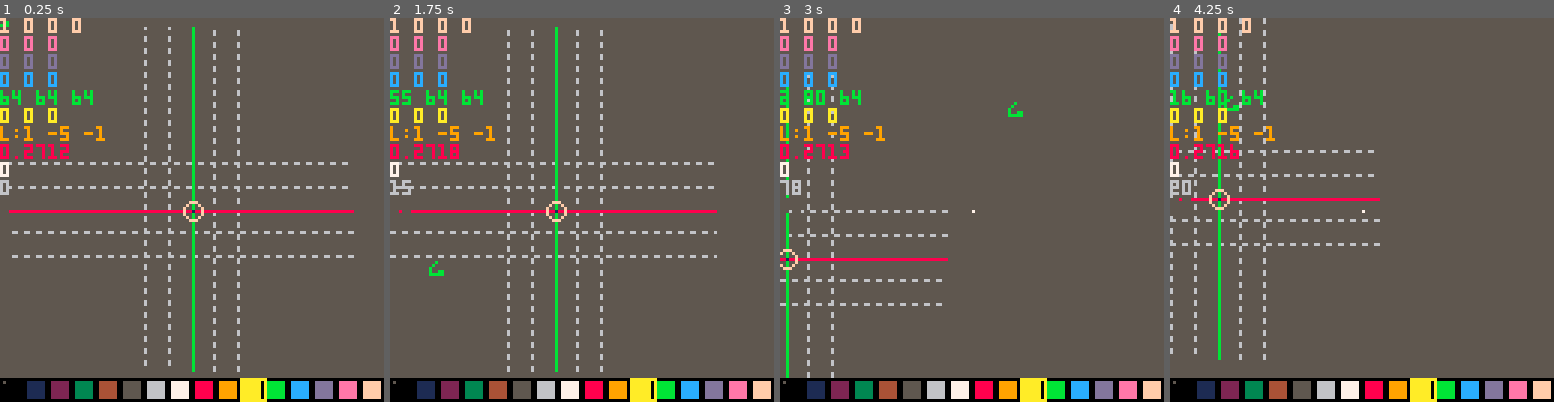
Above: before the commit, frames 1-4 (left to right).
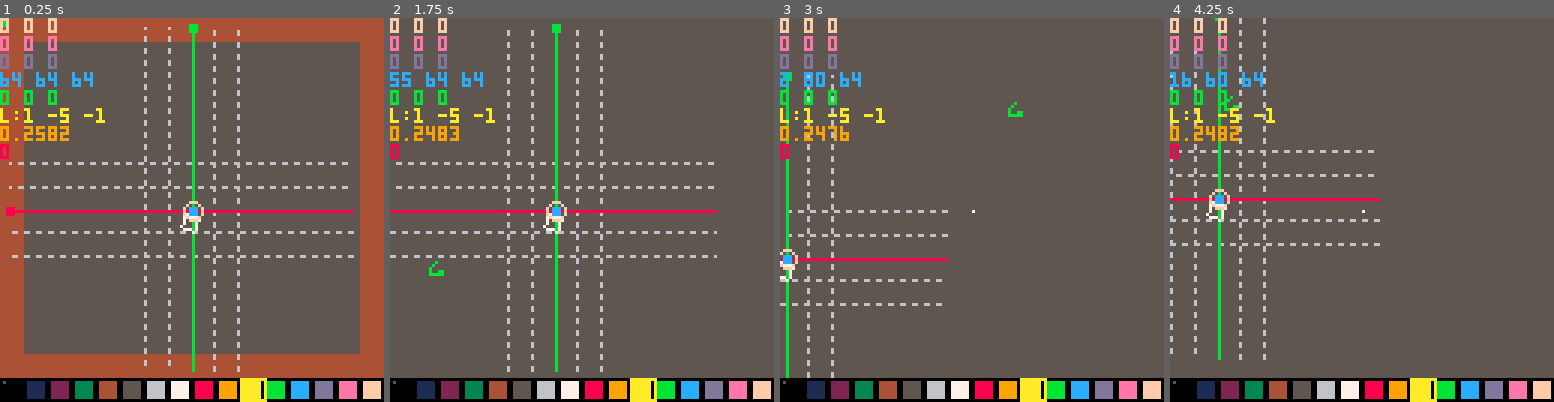
Above: after the commit, the same moments.

Repository: bitchunk/pico8misk
Game: PICO-8 cartridge pelo16.p8
Two runs of this game, one before a commit and one after it. Both use one fixed random seed, a clock stepped at 60 frames per second and the inputs below.
Inputs (mouse positions are in pixels of both pictures, inside the frame that each line leads up to):
- Up to frame 1 (0.25 s): no input
- Up to frame 2 (1.75 s): tap X (X key) at 0.33, 1.07 s; click (670, 121) at 0.67 s; tap O (Z key) at 0.7, 1.7 s; click (436, 267) at 1.22 s; hold Right from 1.6 s (still down)
- Up to frame 3 (3 s): click (887, 114) at 1.77 s; tap X (X key) at 1.85, 2.97 s; release Right at 2.1 s; tap O (Z key) at 2.1, 2.5, 2.9 s; hold Up 2.15-2.42 s; click (952, 259) at 2.32 s; hold Right from 2.47 s (still down); click (1014, 106) at 2.87 s
- Up to frame 4 (4.25 s): release Right at 3.03 s; hold Left 3.08-3.58 s; tap O (Z key) at 3.3, 3.7, 4.1 s; click (1465, 256) at 3.42 s; hold Down 3.63-3.97 s; click (1231, 102) at 3.97 s; hold Right from 4.02 s (still down); tap X (X key) at 4.08 s

The runs differ from the first frame. In frame 1, 23% of the frame differs, in the area x 0-100%, y 0-94%; in frame 2, 2.1%; in frame 3, 1.9%; in frame 4, 2.1%.

Commit message:
ポイント選択を１，２キーに変更 ０選択バグを修正 quaternion to rad の返り値を配列のままに変更 quaternion Roleの引数のquaternionをXYZ成分を配列指定に変更 複数の回転をXYZのループで処理 LIGHT位置の変更をマウス中ボタンに変更 VIEW回転Zのドラッグ開始範囲を狭く変更、表示もする。

Diff:
--- a/pelo16.p8
+++ b/pelo16.p8
@@ -462,7 +462,7 @@
 k st load_k 0
 m us nil 0
 ]],{t='exit form load: x',p='32 1 3 7'})
-end)menuitem(3,'scale test',function(v,i)
+end)menuitem(3,'play',function(v,i)
 scenesbat([[
 d st spr_d 0
 k st load_k 0
@@ -488,7 +488,8 @@
 vdist=4
 prsp=4
 xyz=htbl[[x y z]]
-rada=htbl[[{0 1 0}{1 0 0}{0 0 1}]]
+--rada=htbl[[{0 1 0}{1 0 0}{0 0 1}]]
+rada=htbl[[{1 0 0}{0 1 0}{0 0 1}]]
 eface=true
 
 sizc=htbl[[15=3; 6=1; 1=0; 0=-1; 10=1;]]
@@ -499,9 +500,9 @@
 --cam=mkrect[[64 64 128 128]]
 rview=mkrect[[0 0 128 128]]
 opos=mkrect[[0 0 0 0]]
-oposb=mkrect[[0 0 0 0]]
+--oposb=mkrect[[0 0 0 0]]
 orot=mkrect[[0 0 0 0]]
-orotb=mkrect[[0 0 0 0]]
+--orotb=mkrect[[0 0 0 0]]
 oang=mkrect[[0 0 0 0]]
 oscl=mkrect[[64 64 1 1]]
 lpos=mkrect[[1 -5 0 0]]
@@ -522,15 +523,18 @@
 bgcol=5
 --cam.z=64
 opos.z=0
-oposb.z=0
+oposb=cat({},opos)
+--oposb.z=0
 orot.z=0
-orotb.z=0
+orotb=cat({},orot)
+--orotb.z=0
 oang.z=0
 rview.z=0
 --cat(view,htbl[[r{x=0;y=0;z=0;}]])
 ldps=3
 --vtxsel={1}
 vtxsl=1
+vtxslb=1
 vtxsll=0
 vtxslf=1
 dblwait=0
@@ -543,6 +547,7 @@
 
 rothlf=32
 rotful=64
+scsize=128
 
 local obj={}
 obj.rt=orot
@@ -594,14 +599,25 @@
 --1:
 caller={
 def_d=function(o)
+if not inrng(mo.x,8,120) or not inrng(mo.y,8,104) or xtzr or ytzr then
+cls((bgcol+15)%16)
+clip(8,8,112,104)
+rectfill(0,0,127,127,bgcol)
+clip()
+else
 cls(bgcol)
+end
 local p=0
 
 rectfill(64,64,64,64,7)
 
 local msk=0xffff
-local qx,qy,qz=vradq(orot,1/128)
-local rx,ry,rz=vradq(orotb,1/128)
+--local qx,qy,qz=vradq({orot.x,orot.y,orot.z},1/128)
+--local rx,ry,rz=vradq({rview.x,rview.y,rview.z},1/128)
+--local qx,qy,qz=vradq({orot.x,orot.y,orot.z,rview.x,rview.y,rview.z},1/128)
+local qv=vradq({rview.x,rview.y,rview.z,orot.x,orot.y,orot.z},1/128)
+--local qx,qy,qz=vradq(orot,1/128)
+--local rx,ry,rz=vradq(orotb,1/128)
 local zr=8*64+prsp
 local wz=view.z+prsp
 --local zr=64/wz
@@ -619,7 +635,8 @@
 --local y=genab.z and opos.y*8*zr or i*8*zr
 local y=genab.z and opos.y or i
 local z=genab.z and i-opos.y+opos.z or opos.z
-line3(7+x,y,z,-8+x,y,z,qx,qy,qz,c)
+line3(7+x,y,z,-8+x,y,z,qv,c)
+rectfill()
 --local q,x1,y1,z1=rots(7+x,y,z,qx,qy,qz)
 --local q,x2,y2,z2=rots(-8+x,y,z,qx,qy,qz)
 --local z1=zr/(wz-z1)
@@ -635,7 +652,7 @@
 local x=genab.z and opos.x or i
 local y=0
 local z=genab.z and i-opos.x+opos.z or opos.z
-line3(x,7+y,z,x,-8+y,z,qx,qy,qz,c)
+line3(x,7+y,z,x,-8+y,z,qv,c)
 
 --local q,x1,y1,z1=rots(x,7+y,z,qx,qy,qz)
 --local q,x2,y2,z2=rots(x,-8+y,z,qx,qy,qz)
@@ -659,8 +676,7 @@
 --local z1=zr/(wz-z1)
 --local z2=zr/(wz-z2)
 --line(x1*z1+view.x,y1*z1+view.y,x2*z2+view.x,y2*z2+view.y,c)
-line3(x,y,7+z,x,y,-8+z,qx,qy,qz,c)
-
+line3(x,y,7+z,x,y,-8+z,qv,c)
 end
 end
 
@@ -668,55 +684,63 @@
 --local q,x1,y1,z1=rots(56*zr,opos.y*8*zr,opos.z*8*zr,qx,qy,qz)
 --local q,x2,y2,z2=rots(-64*zr,opos.y*8*zr,opos.z*8*zr,qx,qy,qz)
 --line(x1+view.x,y1+view.y,x2+view.x,y2+view.y,0x28)
-line3(7,opos.y,opos.z,-8,opos.y,opos.z,qx,qy,qz,0x28)
+local l1={line3(7,opos.y,opos.z,-8,opos.y,opos.z,qv,0x28)}
+--rectfill(x2-1,y2-1,x2+1,y2+1,0x28)
 
 --local q,x1,y1,z=rots(opos.x*8*zr,56*zr,opos.z*8*zr,qx,qy,qz)
 --local q,x2,y2,z=rots(opos.x*8*zr,-64*zr,opos.z*8*zr,qx,qy,qz)
 fillp(not genab.y and msk)
 --line(x1+view.x,y1+view.y,x2+view.x,y2+view.y,0x3b)
-line3(opos.x,7,opos.z,opos.x,-8,opos.z,qx,qy,qz,0x3b)
+local l2={line3(opos.x,7,opos.z,opos.x,-8,opos.z,qv,0x3b)}
+--rectfill(x2-1,y2-1,x2+1,y2+1,0x3b)
 
 fillp(not genab.z and msk)
 --local q,x1,y1,z=rots(opos.x*8*zr,opos.y*8*zr,56*zr,qx,qy,qz)
 --local q,x2,y2,z=rots(opos.x*8*zr,opos.y*8*zr,-64*zr,qx,qy,qz)
 --line(x1+view.x,y1+view.y,x2+view.x,y2+view.y,0x1c)
-line3(opos.x,opos.y,7,opos.x,opos.y,-8,qx,qy,qz,0x1c)
+local l3={line3(opos.x,opos.y,7,opos.x,opos.y,-8,qv,0x1c)}
+--rectfill(x2-1,y2-1,x2+1,y2+1,0x1c)
 fillp()
 
 
 fillp()
 --local q,x1,y1,z1=rots(lpos.x*zr,lpos.y*zr,lpos.z*zr,qx,qy,qz)
-local q,x1,y1,z1=vrolq({lpos.x*zr,lpos.y*zr,lpos.z*zr},qx,qy,qz)
+local q,x1,y1,z1=vrolq({0,-lpos.x/8,-lpos.y/8,-lpos.z/8},qv)
 --zr=8*64/view.z
-zr=8*64+prsp
-
+--zr=8*64+prsp
+--local z1=zr/(view.z-z1+prsp)
+--local z2=zr/(view.z-z2+prsp)
 --**line draw mode*
 
 local pre
-tmap(cat({{lpos.x/8,lpos.y/8,lpos.z/8,7}},objdraw(obj)),function(v,i)
+local vt=cat({{x1,y1,z1,7},l1,l2,l3},objdraw(obj))
+--local vt=cat({{lpos.x,lpos.y,lpos.z,7},l1,l2,l3},objdraw(obj))
+--quicksort(vt,1,#vt)
+tmap(vt,function(v,i)
 --local pfnc=inrng(v.i,vtxsl,vtxslf) and circfill or circ
 
 --v[1]=v[1]*8*zr+view.x
 --v[2]=v[2]*8*zr+view.y
 --if inrng(v.i,vtxsl,vtxslf)  then
 
+local z1=zr/(view.z-v[3]+prsp)
 if v.i then
-
 --**vertex draw**
-local z1=zr/(view.z-v[3]+prsp)
-local z2=zr/(view.z-pre[3]+prsp)
 fillp()
 if inrng(v.i,vtxsl,vtxsl+vtxsll) then
 circfill(v[1]*z1+view.x,v[2]*z1+view.y,2,v.i==vtxsl and v[4] or 11)
 end
-if v.i==#vtxs then
+if v.i==#vtxs and #vtxs>1 then
+local z2=zr/(view.z-pre[3]+prsp)
 line(v[1]*z1+view.x,v[2]*z1+view.y,pre[1]*z2+view.x,pre[2]*z2+view.y,
 (v.i<3 or v.i%2==0) and 11 or 12)
 end
 circ(v[1]*z1+view.x,v[2]*z1+view.y,2,v.t and 12 or v[4])
 
+elseif v[4]==7 then
+spr(4,v[1]*z1+view.x-3,v[2]*z1+view.y-3)
 else
-spr(4,v[1]*z1+view.x-3,v[2]*z1+view.y-3)
+rectfill(v[1]-1,v[2]-1,v[1]+1,v[2]+1,v[4])
 --fillp(0x5a5a.8)
 --circfill(v[1]*zr+view.x,v[2]*zr+view.y,2,v[4])
 --fillp()
@@ -727,13 +751,13 @@
 
 v=cubr
 pfnc=circ
---local q,vx,vy,vz=spread(rolq(rolq(rolq({0,opos.x,opos.y,opos.z},qx),qy),qz))
---local q,vx,vy,vz=spread(vrolq(opos.x,opos.y,opos.z,qx,qy,qz))
-local q,vx,vy,vz=vrolq({opos.x,opos.y,opos.z},qx,qy,qz)
---drawo(v,opos.x-1,opos.y-1,opos.z-1)
+--local q,x1,y1,z1=vrolq({lpos.x/8,lpos.y/8,lpos.z/8},qx,qy,qz)
+--local z1=zr/(view.z-z1+prsp)
+--spr(4,x1*z1+view.x-3,y1*z1+view.y-3)
+
+local q,vx,vy,vz=vrolq({0,opos.x,opos.y,opos.z},qv)
 local z1=zr/(view.z-vz+prsp)
 circ(vx*z1+view.x,vy*z1+view.y,3,15)
---drawp(vx*z1+view.x,vy*z1+view.y,vz*z1+view.z,15,3)
 
 rectfill(0,120,127,127,0)
 for x=0,15 do
@@ -747,8 +771,12 @@
 pal(7,vcol)
 rect(vcol*8,120,vcol*8+8,127,pspal[vcol])
 pal()
-eachpal('567bc$',(#vtxs<3 or vtxsl%2==1) and 'b0bb0' or '0cc0c')
+eachpal('56dbc$',(#vtxs<3 or vtxsl%2==1) and 'b0bb0' or '0cc0c')
 spr(spid,mo.x-3,mo.y-3)
+local v=vtxs[vtxsl] or vtxs[vtxsl-1]
+if v then
+outline(v.i,join({mo.x,mo.y+5,5,7},' '))
+end
 pal()
 
 end
@@ -760,14 +788,28 @@
 chold=false
 end
 
-
+if keytrg.… then
+vtxsl,vtxslb=vtxslb,vtxsl
+end
 if mo.r and mo.lt and #vtxs>0 then
+if keystate[' '] then
+--select vtx on opos
+--local m={}
+for i,v in pairs(vtxs) do
+if vtxsl~=v.i and opos.x==v[1] and opos.y==v[2] and opos.z==v[3] then
+vtxsl,vtxslb=v.i,vtxsl
+break
+--add(m,v.i)
+end
+end
+else
 local v=vtxs[min(vtxsl,#vtxs)]
 opos.z=v[3]
 opos.ud(v[1],v[2])
-vtxsl=#vtxs+1
+vtxsb=vtxsl
+vtxsl,vtxslb=#vtxs+1,vtxsl
 vtxsll=0
-
+end
 end
 
 if mo.r and mo.lt then
@@ -803,31 +845,35 @@
 if opos.x+opos.y+opos.z~=oposb.x+oposb.y+oposb.z then
 dblwait=12
 end
---**[cancel] drag cursor**
-cat(oposb,opos)
+
 end
 end
 
 if keytrg.█ then
 if vtxsl==#vtxs then
-vtxsl=#vtxs+1
+vtxsl,vtxslb=#vtxs+1,vtxsl
 vtxsll=0
 else
-vtxsl=#vtxs
+vtxsl,vtxslb=#vtxs,vtxsl
 vtxsll=-#vtxs+1
-end
-end
-if mo.r and keytrg[','] or keytrg['<'] then
-		vtxsll=min(vtxsll-1,vtxsl-1)
+local v=vtxs[vtxsl]
+if v then
+opos.ud(v[1],v[2]).z=v[3]
+end
+end
+end
+if mo.r and keytrg['1'] or keytrg['!'] then
+		vtxsll=mid(vtxsll-1,vtxsl-1,-#vtxs)
  	vtxsl=mid(vtxsl,1,#vtxs)
-elseif keytrg[','] then
+elseif keytrg['1'] then
 		vtxsl=max(vtxsl-1,1)
 		vtxsll=0
 end
-if mo.r and keytrg['.'] or keytrg['>'] then
-	vtxsll=min(vtxsll+1,#vtxs-vtxsl)
+if mo.r and keytrg['2'] or keytrg['"'] then
+	vtxsll=mid(vtxsll+1,#vtxs-vtxsl,0)
 	vtxsl=mid(vtxsl,1,#vtxs)
-elseif keytrg['.'] then
+--	vdmp({vtxsll,vtxsl})
+elseif keytrg['2'] then
 		vtxsl=min(vtxsl+1,#vtxs+1)
 	 vtxsll=0
 end
@@ -838,11 +884,17 @@
 	add(vtxsb,cat({},v))
 	end)
 	local v={flr(opos.x),flr(opos.y),flr(opos.z),vcol}
-	if vtxsll~=0 or vtxsl<=#vtxs then
+	if keystate[' '] then
+	vtxs=tmap(cat(cat(slice(vtxs,1,vtxsl),{v}),slice(vtxs,vtxsl+1)),function(v,i)
+	v.i=i
+	end)
+	vtxsl+=1
+
+
+	elseif vtxsll~=0 or vtxsl<=#vtxs then
 	 local st=max(1,min(vtxsl+vtxsll,vtxsl))
 	 local en=min(#vtxs,max(vtxsl+vtxsll,vtxsl))
 		local ismv=v[1]~=vtxs[en][1] or v[2]~=vtxs[en][2] or v[3]~=vtxs[en][3]
---		vdmp({v,vtxs[en],ismv})
 		for i=st,en do
 		ecxy('1 0 3 1',function(a)
 		vtxs[i][a]+=v[a]-vtxs[en][a]
@@ -855,7 +907,7 @@
 	add(vtxs,v)
 
 	v.i=#vtxs
-	vtxsl=#vtxs+1
+	vtxsl,vtxslb=#vtxs+1,vtxsl
 	vtxslf=vtxsl
 	end
 end
@@ -864,10 +916,19 @@
 tmap(vtxs,function(v)
 add(vtxsb,cat({},v))
 end)
-del(vtxs,vtxs[vtxsl<#vtxs+1 and vtxsl or #vtxs])
-vtxs=cat({},vtxs)
-vtxsl=#vtxs+1
-vtxsll=0
+
+	if keystate[' '] then
+	vtxs[vtxsl]=nil
+	vtxsl=max(1,vtxsl-1)
+	else
+	del(vtxs,vtxs[vtxsl<#vtxs+1 and vtxsl or #vtxs])
+	vtxs=cat({},vtxs)
+	vtxsl,vtxslb=#vtxs+1,vtxsl
+	vtxsll=0
+	end
+	tmap(vtxs,function(v,i)
+	v.i=i
+	end)
 end
 end
 ,def_k=function(o)
@@ -886,17 +947,17 @@
 end
 cat(genab,gedef)
 local x,y
-=cos(orot.x%rothlf/rothlf)>0
-,cos(orot.y%rothlf/rothlf)>0
+=cos(orot.y%rothlf/rothlf)>0
+,cos(orot.x%rothlf/rothlf)>0
 --=inrng(sgn(orot.x)*orot.x%64,-16,16)
 --,inrng(sgn(orot.y)*orot.y%64,-16,16)
 genab.x=x and 1 or not y and -1
 genab.y=y or not x and y
 genab.z=not(genab.y and genab.x)
-if keystate['x'] or keystate['c'] or keystate['z'] then
-genab.x=keystate['x']
-genab.y=keystate['c']
-genab.z=keystate['z']
+if keystate.x or keystate.c or keystate.z then
+genab.x=keystate.x
+genab.y=keystate.c
+genab.z=keystate.z
 end
 spid=0
 
@@ -905,6 +966,9 @@
 chold=true
 elseif mo.lut then
 chold=false
+--**[cancel] drag cursor**
+cat(oposb,opos)
+
 end
 
 
@@ -918,87 +982,76 @@
 
 if keystate[' '] and mo.l then
 --**drag view**
-sss+=1.01
+--sss+=1.01
 spid=1
-local x,y=dragrot(view,{x=0,y=0,z=0})
+--local x,y=dragrot(view,{x=0,y=0,z=0})
+local x,y=dragdist(view,{x=0,y=0,z=0})
 view.ud(x,y)
 else
 --opos cursor control
 end
 dblwait=max(0,dblwait-1)
 
+--local xr,yr=not inrng(mo.x,8,120),not inrng(mo.y,8,104)
+--xtzr=(xtzr and not yr) or xr
+--ytzr=(ytzr and not yr) or yr
 
 if mo.rt then
+xtzr,ytzr=not inrng(mo.x,8,120),not inrng(mo.y,8,104)
 chold=true
-ytzr=not inrng(mo.y,24,104)
-xtzr=not inrng(mo.x,24,104)
 cat(viewb,view)
-
-elseif mo.rut then
-ytzr=false
-xtzr=false
-cat(orotb,orot)
-end
-
-if mo.r and chold then
 if mo.y>120 then
 bgcol=flr(min(mo.x/8,15))
 chold=false
 return
 end
+
+elseif mo.rut then
+cat(orotb,orot)
+end
+
+if mo.r and chold then
+
 --**rotate view**
 spid=2
 dragstart(orot)
-dragstart(lpos)
-local x,y,zx,zy=dragrot(orot,{x=0,y=0,z=0})
---local x,y,z=dragrot(orot,{x=opos.x,y=opos.y,z=opos.z})
+dragstart(rview)
+local y,x,zy,zx=dragrot(orot,{x=0,y=0,z=0})
+--local x,y,zx,zy=dragrot(orot,{x=0,y=0,z=0})
 --z=orot.z
 local z=orot.z
 if ytzr then
 spid=3
+z=zy
+y=orot.y
+end
+if xtzr then
+spid=3
 z=zx
 x=orot.x
-end
-if xtzr then
-spid=3
-z=zy
-y=orot.y
 end
 
 if keystate[' '] then
 --**rot z and fix rot x-y **
 local zr=64/view.z
-local qx,qy,qz=vradq({
-x=opos.x*8
-,y=opos.y*8
-,z=opos.z*8},1/rotful)
-local q,x1,y1,z1=vrolq({view.x-64,view.y-64,view.z-64},qx,qy,qz)
-
-
-local x,y=dragrot(lpos,{x=0,y=0,z=0})
-
-lpos.ud(x,y)
---view.ud(x1,y1).z=z1
---view.ud(x1+64,y1+64)
---view.z=z1+64
-
---local x,y=dragrot(view,{x=0,y=0,z=0})
---local x,y,z=dragrot(orot,{x=opos.x,y=opos.y,z=opos.z})
-
---view.ud(x,y)
-
---z=x
---x,y=orot.x,orot.y
+--local qv=vradq({opos.x*8,opos.y*8,opos.z*8},1/rotful)
+--local q,x1,y1,z1=vrolq({0,view.x-64,view.y-64,view.z-64},qv)
+local x,y=dragrot(rview,{x=0,y=0,z=0})
+
+--lpos.ud(x,y)
+rview.ud(x,y)
+
+
 end
 --**rot view with one axis
 if keystate.x then
-x,y,z=orot.x,x,orot.z
+x,y,z=y,orot.y,orot.z
 end
 if keystate.c then
-x,y,z=x,orot.y,orot.z
+x,y,z=orot.x,y,orot.z
 end
 if keystate.z then
-x,y,z=orot.y,orot.y,x+y
+x,y,z=orot.x,orot.y,x+y
 end
 
 if mo.l then
@@ -1014,25 +1067,38 @@
 --,inrng(y,128,-128) and y or -sgn(y)*128)
 
 --end
+else
+ytzr=false
+xtzr=false
 end
 
 if mo.mt then
 vcol=vtxs[vtxsl] and vtxs[vtxsl][4] or vcol
-end
-
-if keystate[' '] and mo.r then
+dragstart(lpos)
+end
+
+if mo.m then
+local x,y=dragdist(lpos,{x=0,y=0,z=0})
+if keystate[' '] then
 lpos.z-=mo.w*2
-elseif keystate[' '] then
-mo.ldb=false
-mo.rdb=false
+lpos.z=x+y
+else
+lpos.ud(x,y)
+end
+end
+
+if not mo.m then
+if keystate[' '] then
+--mo.ldb=false
+--mo.rdb=false
+--dbg(mo.ldb)
 view.z-=mo.w
 else
 --vcol=(vcol+16+mo.w)%16
-opos.z=mid(opos.z+mo.w,-8,7)
+opos.z=mid(opos.z+amid(mo.w,1),-8,7)
 --orot.z-=mo.w*2
 end
-
-
+end
 
 if keystate['0'] then
 chold=false
@@ -1059,6 +1125,10 @@
 if keytrg["\t"] then
 eface=not eface
 end
+
+--obj.rt=orot
+--obj.vt=vtxs
+
 end
 ,sc_d=function(o)
 cls(bgcol)
@@ -1255,9 +1326,7 @@
 dbg('l:'..join({lpos.x,lpos.y,lpos.z},' '))
 --dbg('o:'..join({orot.x,orot.y,orot.z},' '))
 dbg(stat(1))
-dbg(sss)
-dbg(mo.x)
-dbg(mo.y)
+dbg(vtxsll)
 
 dbg_print()
 end
@@ -1335,30 +1404,34 @@
 end
 
 function dragrot(vw,rv)
-local qx,qy,qz=vradq({x=rv.x,y=rv.y,z=rv.z},1/rotful,rx,ry,rz)
---local x,y,z=mo.x-mo.sx*sgn(rv.x),mo.y-mo.sy*sgn(rv.y),64
+--local qx,qy,qz=vradq({x=rv.x,y=rv.y,z=rv.z},1/rotful,rx,ry,rz)
+local qv=vradq({rv.x,rv.y,rv.z},1/rotful)
 local x,y,zx,zy=mo.x-mo.sx,mo.y-mo.sy,mo.x-mo.sx,mo.y-mo.sy
-local q,x,y,zx=vrolq({x,y,zx},qx,qy,qz,rx,ry,rz)
+local q,x,y,zx=vrolq({0,x,y,zx},qv)
 return
- x/128*rotful+vw.stx
-,y/128*rotful+vw.sty
-,zx/128*rotful+vw.stz
-,zy/128*rotful+vw.stz
+ x/scsize*rotful+vw.sty
+,y/scsize*rotful+vw.stx
+,zx/scsize*rotful+vw.stz
+,zy/scsize*rotful+vw.stz
 end
 
 function dragdist(vw,rv)
 
-local qx,qy,qz=vradq({x=rv.x,y=rv.y,z=rv.z},1/128)
+--local qx,qy,qz=vradq({x=rv.x,y=rv.y,z=rv.z},1/128)
+local qv=vradq({rv.x,rv.y,rv.z},1/scsize)
 local x,y,z=mo.x-mo.sx,mo.y-mo.sy,64
 return
- x/scale*rvrsa('x')+(genab.x and vw.stx or vw.stz)
-,y/scale*rvrsa('y')+(genab.y and vw.sty or vw.stz)
+ x/scale+(genab.x and vw.stx or vw.stz)
+,y/scale+(genab.y and vw.sty or vw.stz)
+-- x/scale*rvrsa('x')+(genab.x and vw.stx or vw.stz)
+--,y/scale*rvrsa('y')+(genab.y and vw.sty or vw.stz)
+
 -- (x/scale+(genab.x and vw.stx or -vw.stz))*rvrsa('x')
 --,(y/scale+(genab.y and vw.sty or -vw.stz))*rvrsa('y')
 --,z/scale+vw.stz
 end
 function rvrsa(a)
-return sgn((a=='y' and cos or sin)((orot[a]-16)/128))
+return sgn((a=='y' and cos or sin)((orot[a]-16)/scsize))
 end
 
 --btnstat={}
@@ -1440,6 +1513,87 @@
 return cr,sr
 end
 -->8
+--draw
+
+function line3(x1,y1,z1,x2,y2,z2,qv,c)
+--function line3(x1,y1,z1,x2,y2,z2,qx,qy,qz,c)
+--local q,x1,y1,z1=rots(x1,y1,z1,qx,qy,qz)
+--local q,x2,y2,z2=rots(x2,y2,z2,qx,qy,qz)
+--local q,x1,y1,z1=vrolq({0,x1,y1,z1},{qx,qy,qz})
+--local q,x2,y2,z2=vrolq({0,x2,y2,z2},{qx,qy,qz})
+local q,x1,y1,z1=vrolq({0,x1,y1,z1},qv)
+local q,x2,y2,z2=vrolq({0,x2,y2,z2},qv)
+local zr=64*8+prsp
+local z1=zr/(view.z-z1+prsp)
+local z2=zr/(view.z-z2+prsp)
+local x1,y1,x2,y2=x1*z1+view.x,y1*z1+view.y,x2*z2+view.x,y2*z2+view.y
+line(x1,y1,x2,y2,c)
+--return x1,y1,z1,x2,y2,z2
+return x2,y2,z2,c
+end
+
+function vradq(v,s)
+return tmap(v,function(a,i)
+i=(i-1)%3+1
+return radq(a*s,normalize(rada[i],1))
+end)
+--return spread(tmap(cat({},xyz),function(a,i)
+--i=normalize(rada[i],1)
+--return radq(v[a]*s,i)
+--end))
+
+end
+
+--sss=0
+--function vrolq(x,y,z,qx,qy,qz)
+--function vrolq(v,qx,qy,qz)
+function vrolq(v,q)
+--local rx,ry,rz=vradq(orotb,1/128)
+local v1,v2,v3,v4=v[1],v[2],v[3],v[4]
+for i,r in pairs(q) do
+v1,v2,v3,v4=rolq(r[1],r[2],r[3],r[4],v1,v2,v3,v4)
+end
+return v1,v2,v3,v4
+--return
+--rolq(qx[1],qx[2],qx[3],qx[4],
+--rolq(qz[1],qz[2],qz[3],qz[4],
+--rolq(qy[1],qy[2],qy[3],qy[4],
+--0,v[1],v[2],v[3])
+--))
+--)))
+--return rolq(rolq(rolq({0,x,y,z},qx),qy),qz)
+end
+
+-->8
+--for 3d render
+
+--sort
+function quicksort(v,s,e)
+local i,p
+if(s>=e)return
+p=s
+for i=s+1,e do
+if v[i][4]<v[s][4] then
+--if v[i].s>v[s].s then
+p+=1
+v[p],v[i]=v[i],v[p]
+end
+end
+v[s],v[p]=v[p],v[s]
+
+quicksort(v,s,p-1)
+quicksort(v,p+1,e)
+end
+
+function vtopsort(v1,v2,v3)
+
+if(v1[2]<v2[2]) v1,v2={v2[1],v2[2],v2[3]},{v1[1],v1[2],v1[3]}
+if(v2[2]<v3[2]) v2,v3={v3[1],v3[2],v3[3]},{v2[1],v2[2],v2[3]}
+if(v3[2]<v1[2]) v3,v1={v1[1],v1[2],v1[3]},{v3[1],v3[2],v3[3]}
+--dbg(v1[2])
+return v1,v2,v3
+end
+
 --quaternion
 function radq(r,v)
 --r (rad) rotation
@@ -1447,17 +1601,8 @@
 local s=sin(r)
 return {cos(r),v[1]*s,v[2]*s,v[3]*s}
 end
---
---function qprd(q,r)
---return
---{q[1]*r[1]-q[2]*r[2]-q[3]*r[3]-q[4]*r[4]
---,q[1]*r[2]+q[2]*r[1]+q[3]*r[4]-q[4]*r[3]
---,q[1]*r[3]+q[3]*r[1]+q[4]*r[2]-q[2]*r[4]
---,q[1]*r[4]+q[4]*r[1]+q[2]*r[3]-q[3]*r[2]}
---end
---function rolq(q,r)
---return qprd(qprd(r,q),{r[1],-r[2],-r[3],-r[4]})
---end
+
+
 function qprd(r1,r2,r3,r4,q1,q2,q3,q4)
 return
  q1*r1-q2*r2-q3*r3-q4*r4
@@ -1480,117 +1625,6 @@
 
 
 
-
-function line3(x1,y1,z1,x2,y2,z2,qx,qy,qz,c)
---local q,x1,y1,z1=rots(x1,y1,z1,qx,qy,qz)
---local q,x2,y2,z2=rots(x2,y2,z2,qx,qy,qz)
-local q,x1,y1,z1=vrolq({x1,y1,z1},qx,qy,qz)
-local q,x2,y2,z2=vrolq({x2,y2,z2},qx,qy,qz)
-local zr=64*8+prsp
-local z1=zr/(view.z-z1+prsp)
-local z2=zr/(view.z-z2+prsp)
-line(x1*z1+view.x,y1*z1+view.y,x2*z2+view.x,y2*z2+view.y,c)
-end
-
-function rolzsort(v,qx,qy,qz)
-local s={}
-tmap(v,function(v)
-local x,y,z,p=spread(v)
---local q,vx,vy,vz=spread(rolq(rolq({0,x,y,z},qx),qy))
-local q,vx,vy,vz=spread(rolq(rolq(rolq({0,x,y,z},qx),qy),qz))
-add(s,vz)
-return {vx,vy,vz,p,q,i=v.i}
-end)
-quicksort(v,1,#v)
-
-return v,s
-end
-
-function vradq(v,s)
-
-return spread(tmap(cat({},xyz),function(a,i)
-i=normalize(rada[i],1)
---i=normalize({opos.x+rada[i][1],opos.y+rada[i][2],opos.z+rada[i][3]},1)
-return radq(v[a]*s,i)
---return radq(v[a]*s,{i[1]-opos.y/8,i[2]-opos.x/8,i[3]-opos.z/8})
---return radq(v[a]*s,{i==1 and opos.x or 0,i==2 and opos.y or 0,i==3 and opos.z or 0})
-end))
---return
---radq((r.x)*s,{0,1,0})
---,radq((r.y)*s,{1,0,0})
---,radq((r.z)*s,{0,0,1})
-end
-
-
---function vrolq(x,y,z,qx,qy,qz)
---return rolq(qx[1],qx[2],qx[3],qx[4],
---rolq(qy[1],qy[2],qy[3],qy[4],
---rolq(qz[1],qz[2],qz[3],qz[4],0,v[1],v[2],v[3])
---))
---end
---function vrolq(x,y,z,qx,qy,qz)
---return rolq(rolq(rolq({0,x,y,z},qz),qy),qx)
---end
-
-sss=0
---function vrolq(x,y,z,qx,qy,qz)
-function vrolq(v,qx,qy,qz)
-local rx,ry,rz=vradq(orotb,1/128)
-return
-rolq(qz[1],qz[2],qz[3],qz[4],
-rolq(qy[1],qy[2],qy[3],qy[4],
-rolq(qx[1],qx[2],qx[3],qx[4],
---rolq(rz[1],rz[2],rz[3],rz[4],
---rolq(ry[1],ry[2],ry[3],ry[4],
---rolq(rx[1],rx[2],rx[3],rx[4],
-0,v[1],v[2],v[3])
-))
---)))
---return rolq(rolq(rolq({0,x,y,z},qx),qy),qz)
-end
-
---function rots(x,y,z,qx,qy,qz)
-----return x,y,z,q
---return spread(rolq(rolq(rolq({x,y,z,0},qx),qy),qz))
---end
---function rots(x,y,z,qx,qy,qz)
---return spread(rolq(rolq(rolq({0,x,y,z},qx),qy),qz))
---end
-
-
---function trad(v0,v1,v2)
---local ba,bc={},{}
---ba[1]=v0[1]-v1[1]
---ba[2]=v0[2]-v1[2]
---bc[1]=v2[1]-v1[1]
---bc[2]=v2[2]-v1[2]
---
---local babc=ba[1]*bc[1]+ba[2]*bc[2]
---local ban=(ba[1]*ba[1])+(ba[2]*ba[2])
---local bcn=(bc[1]*bc[1])+(bc[2]*bc[2])
---local x=babc/(sqrt(ban*bcn))
---return atan2(x,-sqrt(1-x*x))
---end
---function facerad(v)
---return acos(1/sqrt(v[1]*v[1]+v[2]*v[2]+v[3]*v[3]))
---end
-
---function acos(x)
--- return atan2(x,-sqrt(1-x*x))
---end
---function rtfp(r)
---return rfp[mid(1,8,flr(r*100)-8)]
---end
---function light(c,r)
-----local s=mid(r,0,1)
---local s=mid(r*2,0,2)
-----dbg(r..' ' ..flr(s+1)*4 .. ' '..mid(1,8,flr(band(s,0x.ffff)*7)+1))
-----local s=1-mid(r*2,0,1)
-----local s=mid(r*4,0,3)
-----dbg('q '..c..' '..s..' '..band(s,0x.ffff)*7+1)
-----return band(lshr(c,flr(s)*4),0xff),rfp[mid(1,8,flr(band(s,0x.ffff)*7)+1)]
---return band(lshr(c,flr(s)*4),0xff),rfp[mid(1,8,flr(band(s,0x.ffff)*7)+1)]
---end
 
 function dot(v1,v2)
 	return v1[1]*v2[1]+v1[2]*v2[2]+v1[3]*v2[3]
@@ -1635,13 +1669,15 @@
 local vt={}
 local tr={}
 local vs={}
-local qx,qy,qz=vradq(orot,1/128)
-local rx,ry,rz=vradq(rview,1/128)
+local qv=vradq({orot.x,orot.y,orot.z,rview.x,rview.y,rview.z},1/128)
+--local qx,qy,qz=vradq(orot,1/128)
+--local rx,ry,rz=vradq(rview,1/128)
 local vtx=o.vt
 local orot=o.rt
-dbg(join(qx,' '))
+--dbg(join(qx,' '))
 vs=tmap(cat({},vtxs),function(v,i)
-local q,vx,vy,vz=vrolq({v[1],v[2],v[3]},qx,qy,qz)
+--local q,vx,vy,vz=vrolq({v[1],v[2],v[3]},qx,qy,qz)
+local q,vx,vy,vz=vrolq({0,v[1],v[2],v[3]},qv)
 --local q,vx,vy,vz=spread(rolq(rolq(rolq({sss,v[1],v[2],v[3]},qx),qy),qz))
 --local cz=.01*(p1z+p2z+p3z)/3
 --local cx=.01*(p1x+p2x+p3x)/3
@@ -1744,34 +1780,6 @@
 end)
 
 return vs
-end
--->8
---sort
-
-function quicksort(v,s,e)
-local i,p
-if(s>=e)return
-p=s
-for i=s+1,e do
-if v[i][4]<v[s][4] then
---if v[i].s>v[s].s then
-p+=1
-v[p],v[i]=v[i],v[p]
-end
-end
-v[s],v[p]=v[p],v[s]
-
-quicksort(v,s,p-1)
-quicksort(v,p+1,e)
-end
-
-function vtopsort(v1,v2,v3)
-
-if(v1[2]<v2[2]) v1,v2={v2[1],v2[2],v2[3]},{v1[1],v1[2],v1[3]}
-if(v2[2]<v3[2]) v2,v3={v3[1],v3[2],v3[3]},{v2[1],v2[2],v2[3]}
-if(v3[2]<v1[2]) v3,v1={v1[1],v1[2],v1[3]},{v3[1],v3[2],v3[3]}
---dbg(v1[2])
-return v1,v2,v3
 end
 -->8
 --trifill
Not shown, changed: 27 lines of the sprite sheet (__gfx__) section of pelo16.p8
